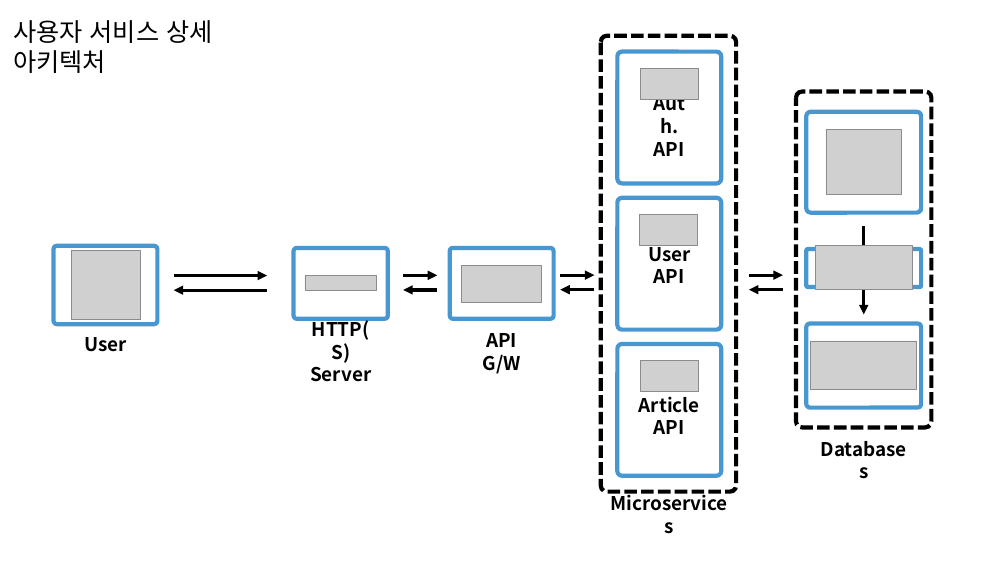
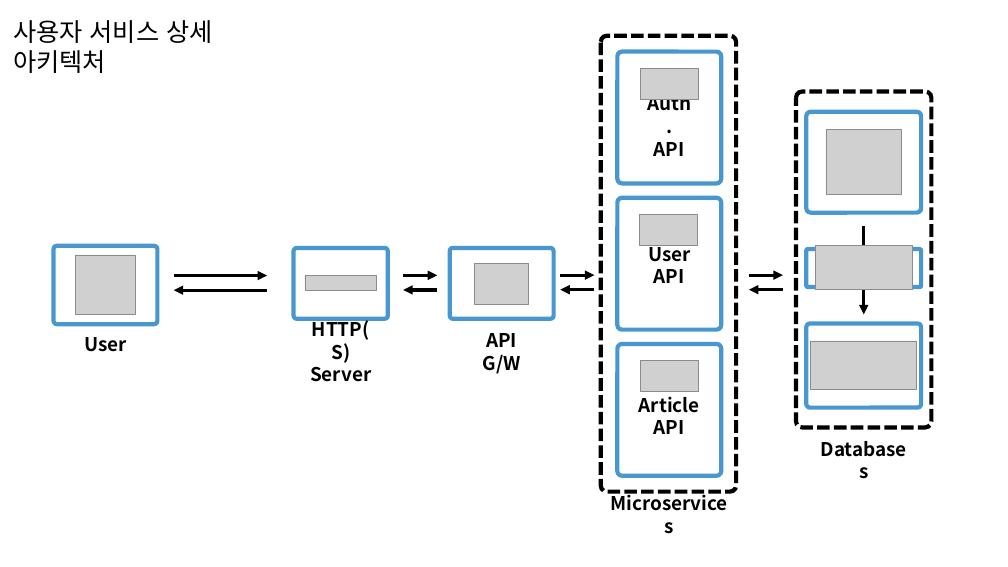
Before and after one commit to Laterality/sibylla, a slide deck: slide 6 of docs/raws/diagrams.pptx. Drawn at 1008x567 pixels with LibreOffice and Linux fonts; fonts in the diff are those of the drawing; grey boxes stand for pictures. Boxes give left, top, right and bottom in pixels: in the first picture for what was removed or moved away, otherwise in the second. Text is boxed around its words. In the diff, an @@ line names an element or a change of style, - is before the commit and + after.

```diff
--- a/docs/raws/diagrams.pptx
+++ b/docs/raws/diagrams.pptx
@@ text "Auth." rewrapped from [654, 142, 685, 156] to [647, 99, 691, 156] @@
@@ picture: place and size @@
-picture at [71, 250, 140, 319]
+picture at [76, 255, 135, 315]
@@ picture: place and size @@
-picture at [462, 265, 542, 303]
+picture at [474, 264, 529, 304]
```
Also in this commit, not shown: 1 other slide changed, 3 slides added, 1 slide removed, 2 other files.
